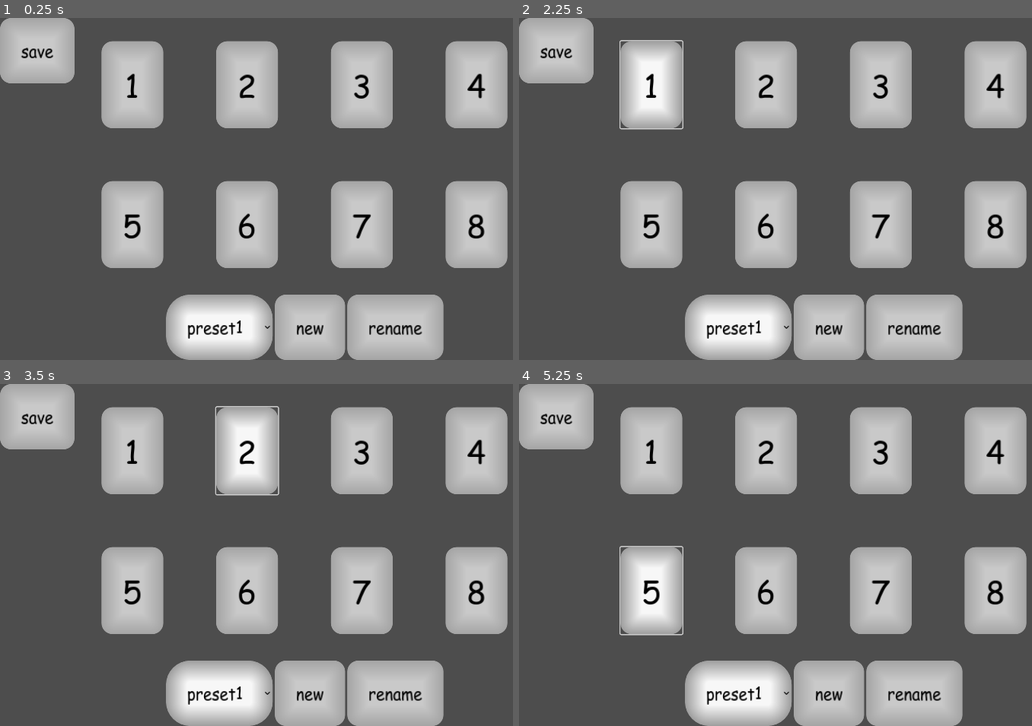
Above: before the commit, frames 1-4 (two rows, left to right).
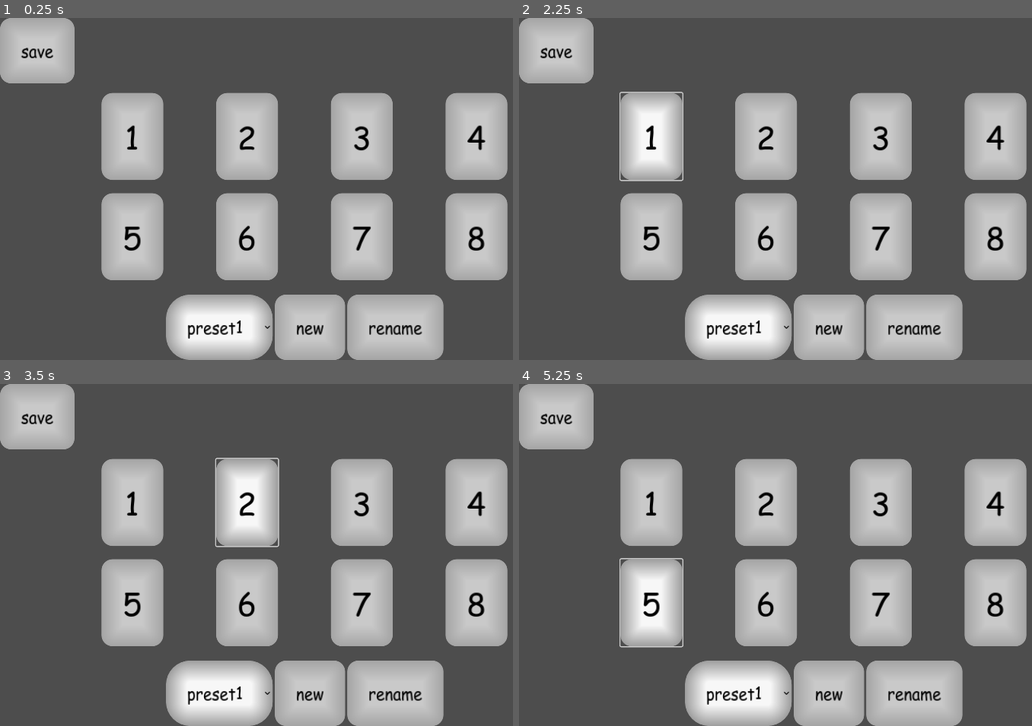
Above: after the commit, the same moments.

Repository: Lucasmoidel/stream-deck-ui
Game: Godot game, scene res://ui.tscn
Same seed, same stepped clock (60 frames per second), same inputs: the game is played once before the commit and once after it. This scene is started directly instead of the project's main scene.
Inputs:
- Up to frame 1 (0.25 s): no input
- Up to frame 2 (2.25 s): click "new" at 0.5 s; click "new" at 1.25 s; click "1" at 2 s
- Up to frame 3 (3.5 s): click "2" at 2.75 s
- Up to frame 4 (5.25 s): click "3" at 3.5 s; click "4" at 4.25 s; click "5" at 5 s

The runs differ from the first frame. In frame 1, 20% of the frame differs, in the area x 19-99%, y 6-77%; in frame 2, 20%; in frame 3, 20%; in frame 4, 20%, in the area x 19-99%, y 6-78%.

Commit message:
ol

Diff:
--- a/ui.tscn
+++ b/ui.tscn
@@ -26,14 +26,14 @@
 anchor_top = 0.5
 anchor_right = 0.5
 anchor_bottom = 0.5
-offset_left = -378.0
-offset_top = -278.0
-offset_right = 378.0
-offset_bottom = 148.0
+offset_left = -384.0
+offset_top = -182.0
+offset_right = 384.0
+offset_bottom = 177.0
 grow_horizontal = 2
 grow_vertical = 2
 theme_override_constants/h_separation = 100
-theme_override_constants/v_separation = 100
+theme_override_constants/v_separation = 25
 columns = 4
 
 [node name="1" type="Button" parent="GridContainer"]
